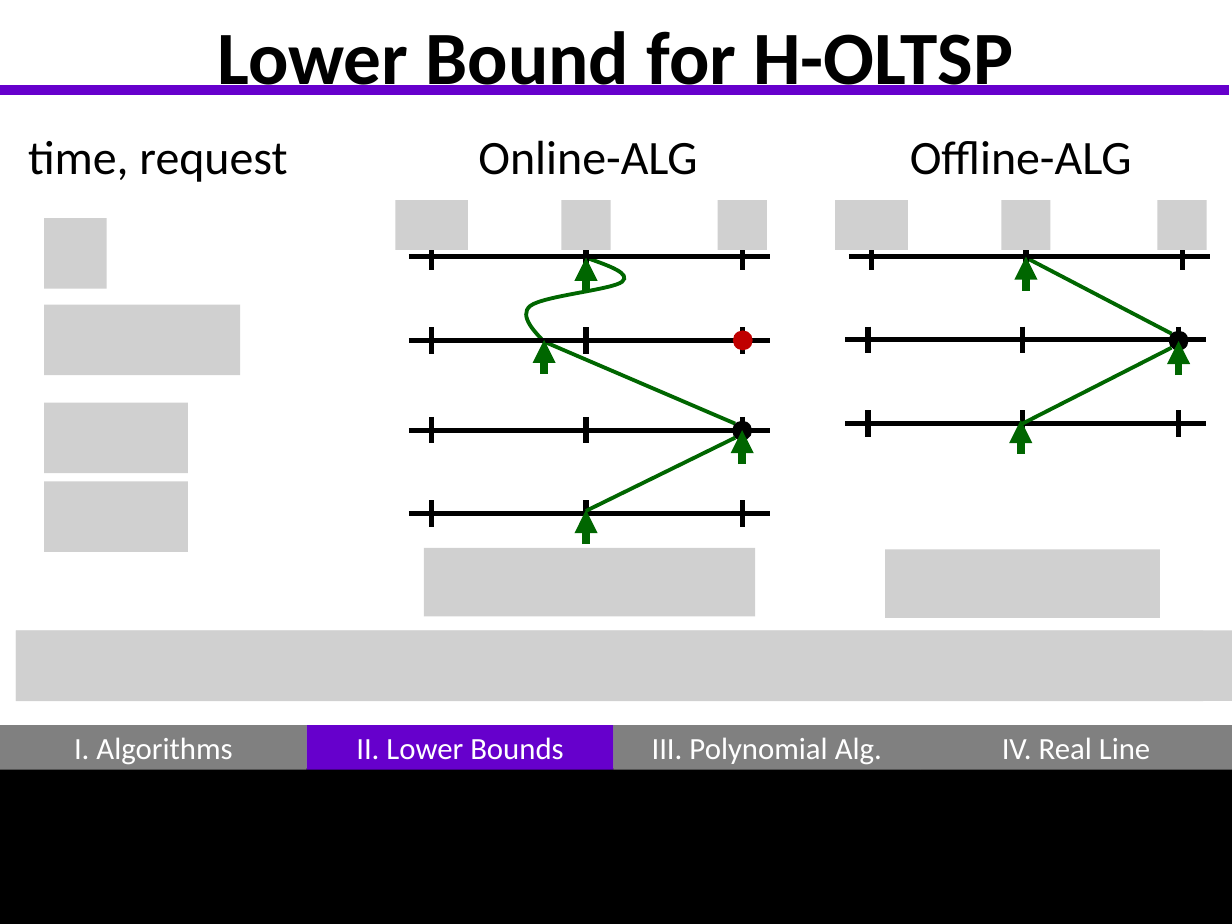
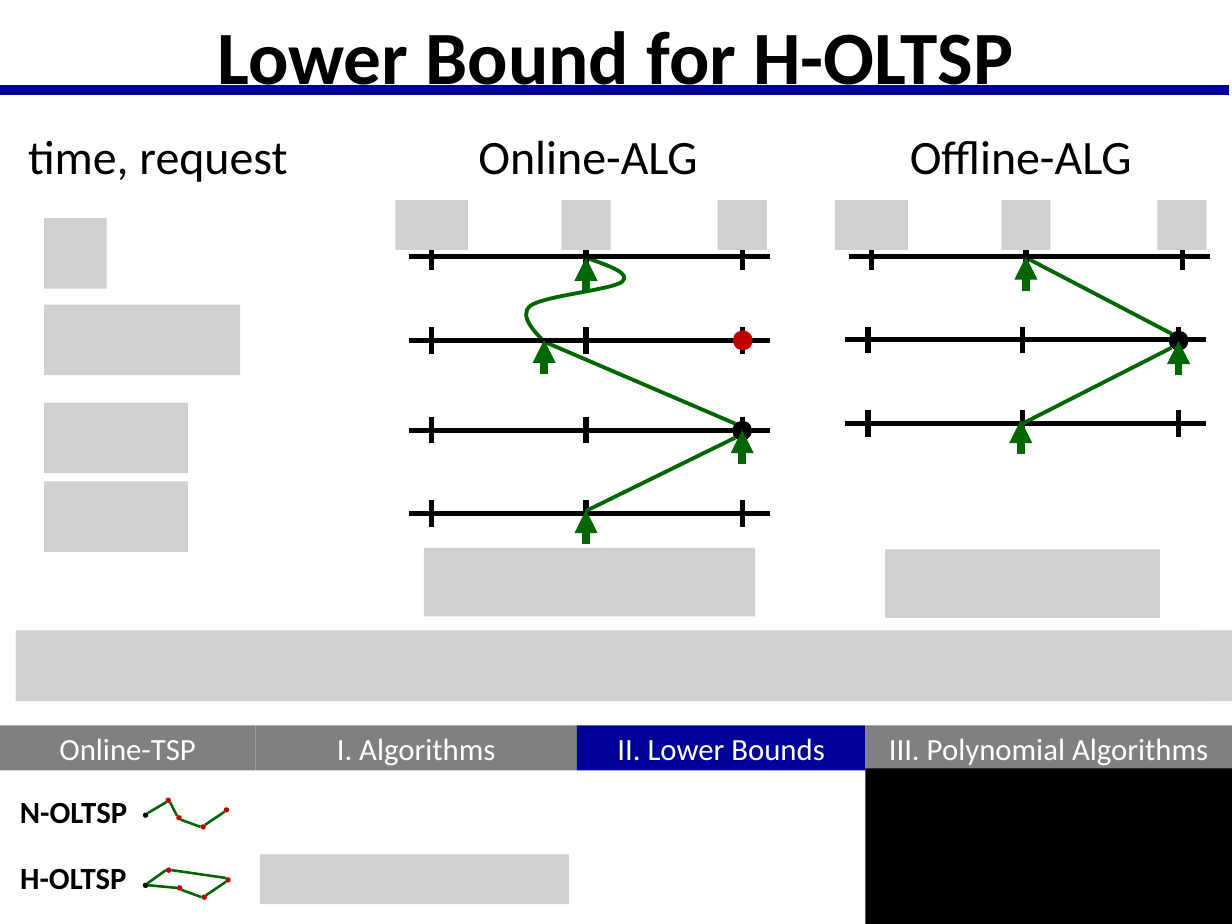
Before and after one commit to GraffL/talk-online-tsp, a slide deck: slide 12 of Präsentation43.pptx. Drawn at 1232x924 pixels with LibreOffice and Linux fonts; fonts in the diff are those of the drawing; grey boxes stand for pictures; background and template pictures are left out. Boxes give left, top, right and bottom in pixels: in the first picture for what was removed or moved away, otherwise in the second. Text is boxed around its words. In the diff, an @@ line names an element or a change of style, - is before the commit and + after.

```diff
--- a/Präsentation43.pptx
+++ b/Präsentation43.pptx
@@ line (0, 90) - (1230, 90): stroke #6600CC 6 pt to #000099 6 pt @@
@@ rectangle removed at (0, 726, 307, 770) @@
@@ rectangle added at (0, 726, 255, 771), fill #808080, 18 pt, text #FFFFFF @@
+Online-TSP
@@ rectangle "I. Algorithms": place and size @@
-rectangle "I. Algorithms" at (0, 726, 307, 770)
+rectangle "I. Algorithms" at (255, 726, 577, 771)
@@ rectangle removed at (307, 726, 614, 770) @@
@@ rectangle "II. Lower Bounds": place and size @@
-rectangle "II. Lower Bounds" at (307, 726, 614, 770)
+rectangle "II. Lower Bounds" at (577, 726, 865, 771)
@@ rectangle "II. Lower Bounds" at (577, 726, 865, 771): fill #6600CC to #000099 @@
@@ rectangle removed at (614, 726, 920, 770) @@
@@ rectangle "III. Polynomial Algorithms": place and size @@
-rectangle "III. Polynomial Algorithms" at (614, 726, 920, 770)
+rectangle "III. Polynomial Algorithms" at (866, 726, 1232, 771)
@@ text in rectangle at (889, 738, 1208, 765): text changed @@
-III. Polynomial Alg.
+III. Polynomial Algorithms
@@ rectangle removed at (920, 726, 1232, 770) @@
@@ rectangle removed at (920, 726, 1232, 770) @@
-IV. Real Line
@@ rectangle removed at (0, 769, 1232, 924) @@
@@ rectangle added at (865, 769, 1232, 924), fill #000000 @@
@@ text added at (20, 802, 127, 824), 18 pt, text #000000, bold @@
+N-OLTSP
@@ group added at (143, 797, 229, 829): 5 ellipses, 4 lines @@
@@ text added at (20, 868, 126, 890), 18 pt, text #000000, bold @@
+H-OLTSP
@@ rectangle added at (255, 845, 577, 924), fill #FFFFFF @@
@@ picture added at (260, 855, 569, 904) @@
@@ rectangle added at (578, 856, 849, 924), fill #FFFFFF @@
@@ group added at (143, 867, 230, 899): 5 ellipses, 5 lines @@
```
Also in this commit, not shown: 19 other slides changed, 1 slide added, 1 slide removed.
